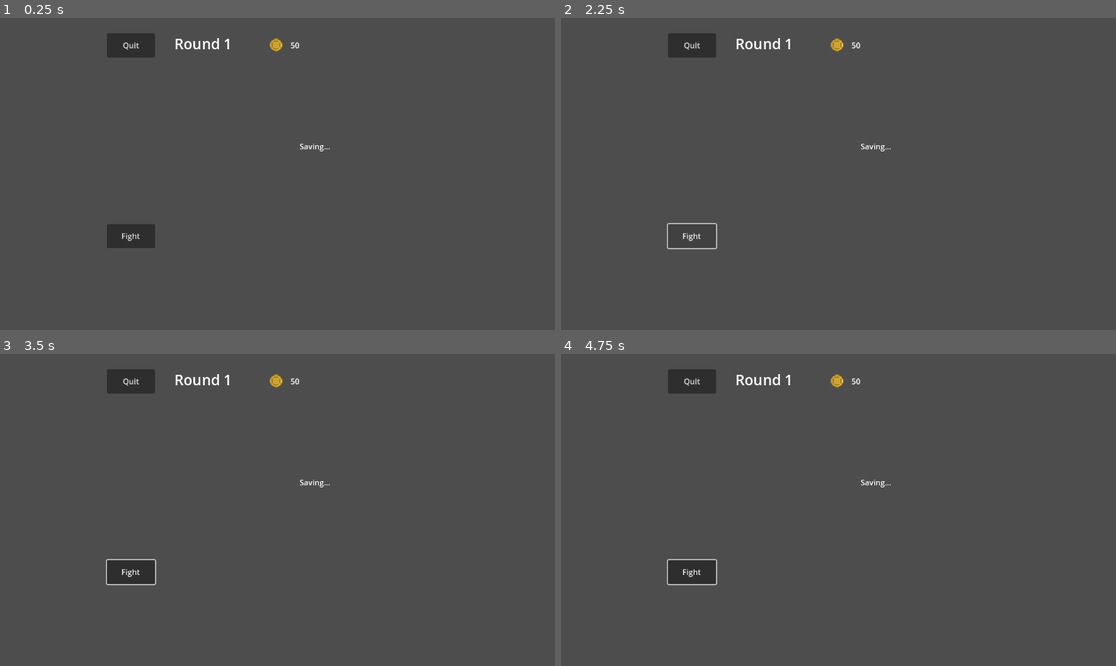
Above: before the commit, frames 1-4 (two rows, left to right).
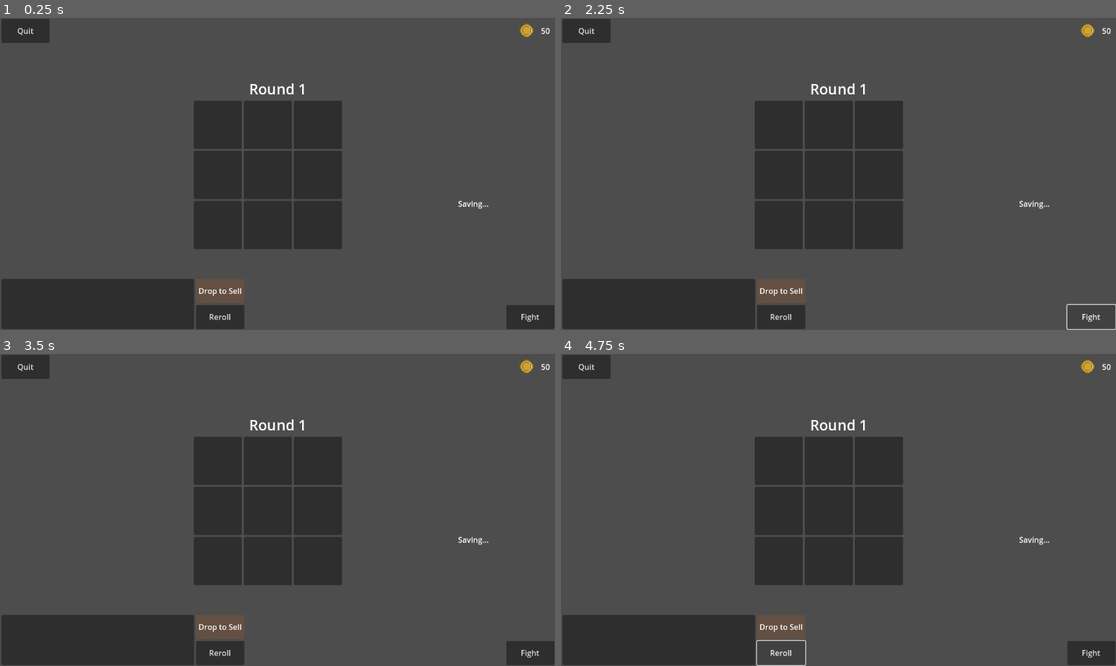
Above: after the commit, the same moments.

Repository: FontysRyan/PizzaProject1St2
Game: Godot game, scene res://Scenes/Buildscreen.tscn
Two runs of this game, one before a commit and one after it. Both use one fixed random seed, a clock stepped at 60 frames per second and the inputs below.
Inputs (mouse positions are in pixels of both pictures, inside the frame that each line leads up to):
- Up to frame 1 (0.25 s): no input
- Up to frame 2 (2.25 s): click (783, 317) at 0.5 s, where only the run after the commit has a clickable "Reroll"; click "Saving..." at 1.25 s; click "Fight" at 2 s
- Up to frame 3 (3.5 s): click "Saving..." at 2.75 s
- Up to frame 4 (4.75 s): click "Fight" at 3.5 s; click (783, 653) at 4.25 s, where only the run after the commit has a clickable "Reroll"

The runs differ from the first frame. In frame 1, 21% of the frame differs, in the area x 0-100%, y 0-100%; in frame 2, 20%; in frame 3, 21%; in frame 4, 21%.

Commit message:
Update BuildScreen UI layout and add board panels
Refactored the BuildScreen scene to adjust layout sizes, add padding, and introduce individual panel nodes for the board grid. Added new style resources and UI elements such as 'Drop to Sell' and 'Reroll' button, and updated the main Buildscreen scene to match the new layout dimensions.

Diff:
--- a/Assets/UI/BuildScreen (updating).tscn
+++ b/Assets/UI/BuildScreen (updating).tscn
@@ -1,6 +1,12 @@
-[gd_scene load_steps=2 format=3 uid="uid://bn6smkpg6s5j7"]
+[gd_scene load_steps=4 format=3 uid="uid://bn6smkpg6s5j7"]
 
 [ext_resource type="Texture2D" uid="uid://rycsoe04v3ks" path="res://Assets/Sprites/UI related sprites/Coin/Coin-1.png.png" id="1_ahrpf"]
+
+[sub_resource type="StyleBoxFlat" id="StyleBoxFlat_s1iif"]
+draw_center = false
+
+[sub_resource type="StyleBoxFlat" id="StyleBoxFlat_ahrpf"]
+bg_color = Color(0.6239458, 0.34506497, 0.14683115, 0.27058825)
 
 [node name="Control" type="Control"]
 layout_mode = 3
@@ -54,6 +60,11 @@
 horizontal_alignment = 2
 vertical_alignment = 1
 
+[node name="Padding" type="Panel" parent="MarginContainer/TopBar/HBoxContainer"]
+custom_minimum_size = Vector2(5, 0)
+layout_mode = 2
+theme_override_styles/panel = SubResource("StyleBoxFlat_s1iif")
+
 [node name="CenterContainer" type="VBoxContainer" parent="MarginContainer"]
 layout_mode = 2
 size_flags_horizontal = 4
@@ -67,16 +78,57 @@
 vertical_alignment = 3
 
 [node name="Board" type="GridContainer" parent="MarginContainer/CenterContainer"]
-custom_minimum_size = Vector2(400, 400)
+custom_minimum_size = Vector2(350, 350)
 layout_mode = 2
+size_flags_horizontal = 4
+size_flags_vertical = 4
 columns = 3
 
+[node name="Panel" type="Panel" parent="MarginContainer/CenterContainer/Board"]
+custom_minimum_size = Vector2(100, 100)
+layout_mode = 2
+
+[node name="Panel2" type="Panel" parent="MarginContainer/CenterContainer/Board"]
+custom_minimum_size = Vector2(100, 100)
+layout_mode = 2
+
+[node name="Panel3" type="Panel" parent="MarginContainer/CenterContainer/Board"]
+custom_minimum_size = Vector2(100, 100)
+layout_mode = 2
+
+[node name="Panel4" type="Panel" parent="MarginContainer/CenterContainer/Board"]
+custom_minimum_size = Vector2(100, 100)
+layout_mode = 2
+
+[node name="Panel5" type="Panel" parent="MarginContainer/CenterContainer/Board"]
+custom_minimum_size = Vector2(100, 100)
+layout_mode = 2
+
+[node name="Panel6" type="Panel" parent="MarginContainer/CenterContainer/Board"]
+custom_minimum_size = Vector2(100, 100)
+layout_mode = 2
+
+[node name="Panel7" type="Panel" parent="MarginContainer/CenterContainer/Board"]
+custom_minimum_size = Vector2(100, 100)
+layout_mode = 2
+
+[node name="Panel8" type="Panel" parent="MarginContainer/CenterContainer/Board"]
+custom_minimum_size = Vector2(100, 100)
+layout_mode = 2
+
+[node name="Panel9" type="Panel" parent="MarginContainer/CenterContainer/Board"]
+custom_minimum_size = Vector2(100, 100)
+layout_mode = 2
+
 [node name="RightPanel" type="VBoxContainer" parent="MarginContainer"]
+custom_minimum_size = Vector2(200, 200)
 layout_mode = 2
 size_flags_horizontal = 8
 size_flags_vertical = 4
+alignment = 2
 
 [node name="SavingIcon" type="TextureButton" parent="MarginContainer/RightPanel"]
+custom_minimum_size = Vector2(50, 50)
 layout_mode = 2
 
 [node name="SavingLabel" type="Label" parent="MarginContainer/RightPanel/SavingIcon"]
@@ -86,13 +138,37 @@
 text = "Saving..."
 
 [node name="BottomBar" type="HBoxContainer" parent="MarginContainer"]
-custom_minimum_size = Vector2(0, 150)
+custom_minimum_size = Vector2(0, 100)
 layout_mode = 2
 size_flags_vertical = 8
+
+[node name="Panel" type="Panel" parent="MarginContainer/BottomBar"]
+custom_minimum_size = Vector2(400, 0)
+layout_mode = 2
+size_flags_horizontal = 0
+
+[node name="VBoxContainer" type="VBoxContainer" parent="MarginContainer/BottomBar"]
+layout_mode = 2
+alignment = 1
+
+[node name="SavingLabel" type="Label" parent="MarginContainer/BottomBar/VBoxContainer"]
+custom_minimum_size = Vector2(100, 50)
+layout_mode = 2
+theme_override_styles/normal = SubResource("StyleBoxFlat_ahrpf")
+text = "Drop to Sell"
+horizontal_alignment = 1
+vertical_alignment = 1
+
+[node name="RerollButton" type="Button" parent="MarginContainer/BottomBar/VBoxContainer"]
+custom_minimum_size = Vector2(100, 50)
+layout_mode = 2
+size_flags_horizontal = 2
+size_flags_vertical = 8
+text = "Reroll"
 
 [node name="FightButton" type="Button" parent="MarginContainer/BottomBar"]
 custom_minimum_size = Vector2(100, 50)
 layout_mode = 2
-size_flags_horizontal = 8
+size_flags_horizontal = 10
 size_flags_vertical = 8
 text = "Fight"
--- a/Scenes/Buildscreen.tscn
+++ b/Scenes/Buildscreen.tscn
@@ -5,8 +5,8 @@
 [node name="Buildscreen" type="Node2D"]
 
 [node name="Control" parent="." instance=ExtResource("1_uocje")]
-custom_minimum_size = Vector2(50, 0)
-offset_left = 397.0
-offset_top = 255.0
-offset_right = 447.0
-offset_bottom = 255.0
+custom_minimum_size = Vector2(500, 500)
+offset_left = 3.0
+offset_top = 2.0
+offset_right = 1151.0
+offset_bottom = 646.0
